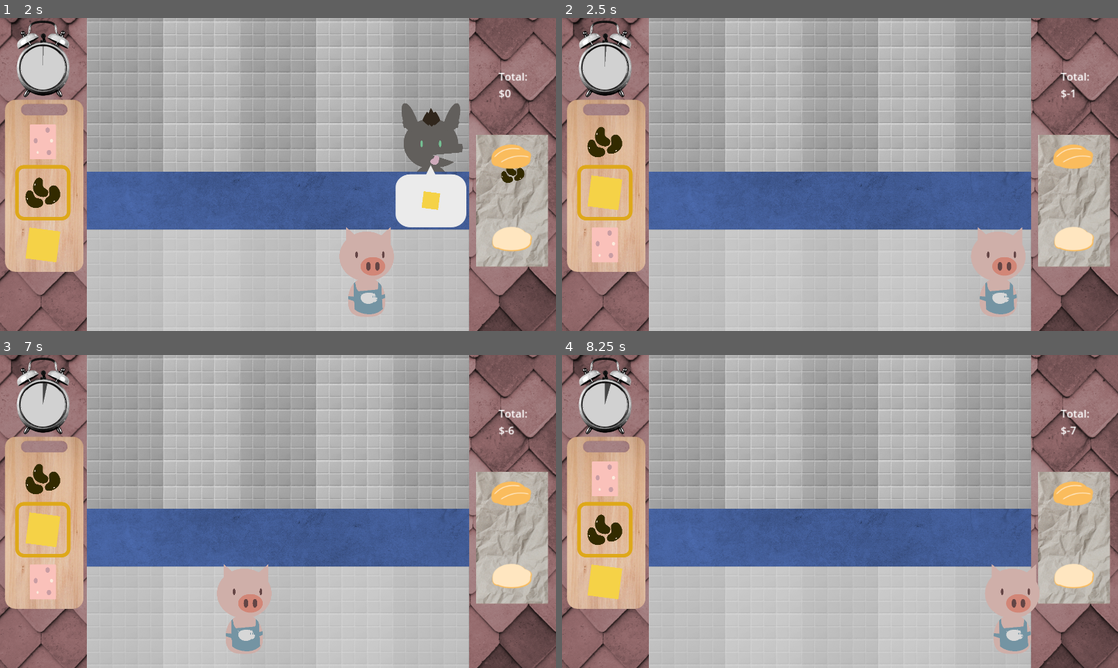
Above: before the commit, frames 1-4 (two rows, left to right).
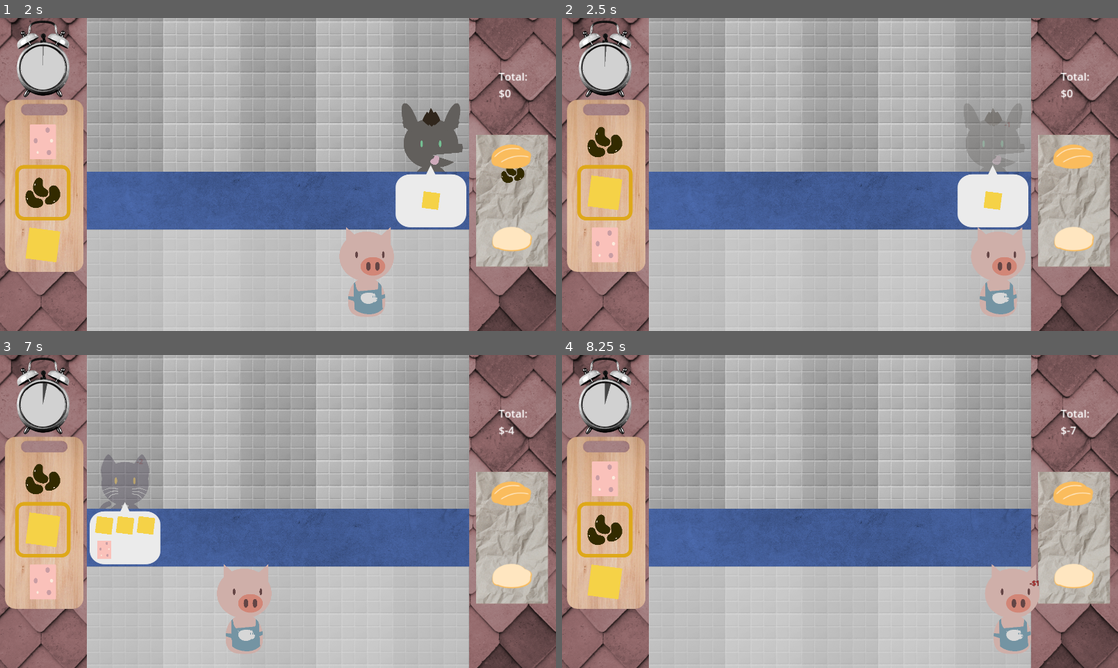
Above: after the commit, the same moments.

Repository: supersweet-dev/dos-de-milanesa
Game: Godot game, scene res://scenes/screens/main_menu.tscn
Two runs of this game, one before a commit and one after it. Both use one fixed random seed, a clock stepped at 60 frames per second and the inputs below.
Inputs:
- Up to frame 1 (2 s): click "ABRIR EL CHANGARRO" at 0.5 s; tap Enter at 1.25 s; hold Right (move_right) from 1.28 s (still down); tap Space (ingredients_add) at 1.35 s
- Up to frame 2 (2.5 s): release Right (move_right) at 2.03 s; hold S (ingredients_down) from 2.03 s (still down); tap Up (serve_order) at 2.1 s
- Up to frame 3 (7 s): release S (ingredients_down) at 2.78 s; hold Right (move_right) 2.78-3.53 s; tap Space (ingredients_add) at 2.85, 3.5, 4.35, 5.75, 5.85 s; hold W (ingredients_up) 3.53-4.28 s; tap Up (serve_order) at 3.6, 5.1, 6.6 s; tap Enter at 4.25 s; hold Left (move_left) 4.28-5.78 s; hold S (ingredients_down) 5.78-6.53 s; hold Right (move_right) from 6.53 s (still down)
- Up to frame 4 (8.25 s): release Right (move_right) at 7.28 s; hold W (ingredients_up) 7.28-8.03 s; tap Space (ingredients_add) at 7.35 s; hold Right (move_right) from 8.03 s (still down); tap Up (serve_order) at 8.1 s

Frame 1 is identical in both runs. In frame 2, 2.7% of the frame differs, in the area x 71-93%, y 22-67%; in frame 3, 3.2%, in the area x 16-93%, y 22-67%; in frame 4, less than 0.1%.

Commit message:
Client dismissal animations and score feedback.

Diff:
--- a/scripts/queue-system.gd
+++ b/scripts/queue-system.gd
@@ -82,15 +82,36 @@
 
 	var original_position = client.position
 
+	# === Score label setup ===
+	var client_score_label = Label.new()
+	client_score_label.text = ("+" if order_score >= 0 else "") + str(order_score)
+
+	# Set label colors with outline
+	var text_color = Color.GREEN if order_score > 0 else Color.RED
+	client_score_label.add_theme_color_override("font_color", text_color)
+	client_score_label.add_theme_color_override("font_outline_color", Color.BLACK)
+	client_score_label.add_theme_constant_override("outline_size", 4)
+
+	client_score_label.position = Vector2(40, -240)
+	client_score_label.z_index = 100
+
+	# Make label more visible
+	var font = client_score_label.get_theme_default_font()
+	if font:
+		client_score_label.add_theme_font_override("font", font)
+	client_score_label.add_theme_font_size_override("font_size", 24)
+
+	client.add_child(client_score_label)
+	client_score_label.visible = true
+
+	# === Animation for both client and label ===
 	if order_score > 0:
-		# Hop animation (vertical bounce)
 		var hop_height = 20.0
 		var hop_time = 0.15
 
 		tween.tween_property(client, "position:y", original_position.y - hop_height, hop_time)
 		tween.tween_property(client, "position:y", original_position.y, hop_time)
 	else:
-		# Shake animation (horizontal wiggle)
 		var shake_amount = 10.0
 		var shake_time = 0.05
 
@@ -98,7 +119,18 @@
 		tween.tween_property(client, "position:x", original_position.x + shake_amount, shake_time)
 		tween.tween_property(client, "position:x", original_position.x, shake_time)
 
+	# Add combined animations
+	tween.parallel().tween_property(client_score_label, "position:y", client_score_label.position.y - 30, 0.3)
+	tween.parallel().tween_property(client_score_label, "modulate:a", 0.0, 0.3).set_delay(0.1)
+
+	# Add client fade out
+	tween.parallel().tween_property(client, "modulate:a", 0.0, 0.3).set_delay(0.1)
+
 	await tween.finished
+
+	# Clean up
+	client_score_label.queue_free()
+
 
 func _on_torta_submitted(torta: Array):
 	var closest_lane = _get_closest_lane(player.position.x)
@@ -145,6 +177,41 @@
 			penalty += INGREDIENTS[ingredient].price
 	score -= penalty
 	_update_score_display(score)
+
+	# Show penalty feedback on player
+	_show_penalty_feedback(penalty)
+
+func _show_penalty_feedback(penalty: int):
+	if penalty == 0: return
+	var penalty_label = Label.new()
+	penalty_label.text = "-$%d" % penalty
+	penalty_label.modulate = Color.RED
+	penalty_label.z_index = 100
+
+	# Add black outline for visibility
+	penalty_label.add_theme_color_override("font_color", Color.RED)
+	penalty_label.add_theme_color_override("font_outline_color", Color.BLACK)
+	penalty_label.add_theme_constant_override("outline_size", 4)
+
+	# Position above player's head
+	penalty_label.position = Vector2(60, -246) # Adjust these values as needed
+
+	# Make label visible
+	var font = penalty_label.get_theme_default_font()
+	if font:
+		penalty_label.add_theme_font_override("font", font)
+	penalty_label.add_theme_font_size_override("font_size", 24)
+
+	player.add_child(penalty_label)
+
+	# Animate the label
+	var tween = create_tween()
+	tween.set_parallel(true)
+	tween.tween_property(penalty_label, "position:y", penalty_label.position.y - 30, 0.3)
+	tween.tween_property(penalty_label, "modulate:a", 0.0, 0.3)
+
+	await tween.finished
+	penalty_label.queue_free()
 
 func _count_ingredients(order: Array) -> Dictionary:
 	var count = {}
@@ -310,7 +377,14 @@
 			var client = queue[i]
 			client.update_mood(current_time) # Update mood state
 			if client.get_remaining_time(current_time) <= 0:
+				await _timeout_fade(client) # Wait for fade animation
 				dismiss_client_from_lane(lane, i)
+
+func _timeout_fade(client: Node2D) -> void:
+	var tween = create_tween()
+	tween.set_ease(Tween.EASE_OUT)
+	tween.tween_property(client, "modulate:a", 0.0, 0.2) # 0.3 second fade
+	await tween.finished
 
 func _process(delta):
 	if game_timer and timer_pie:
